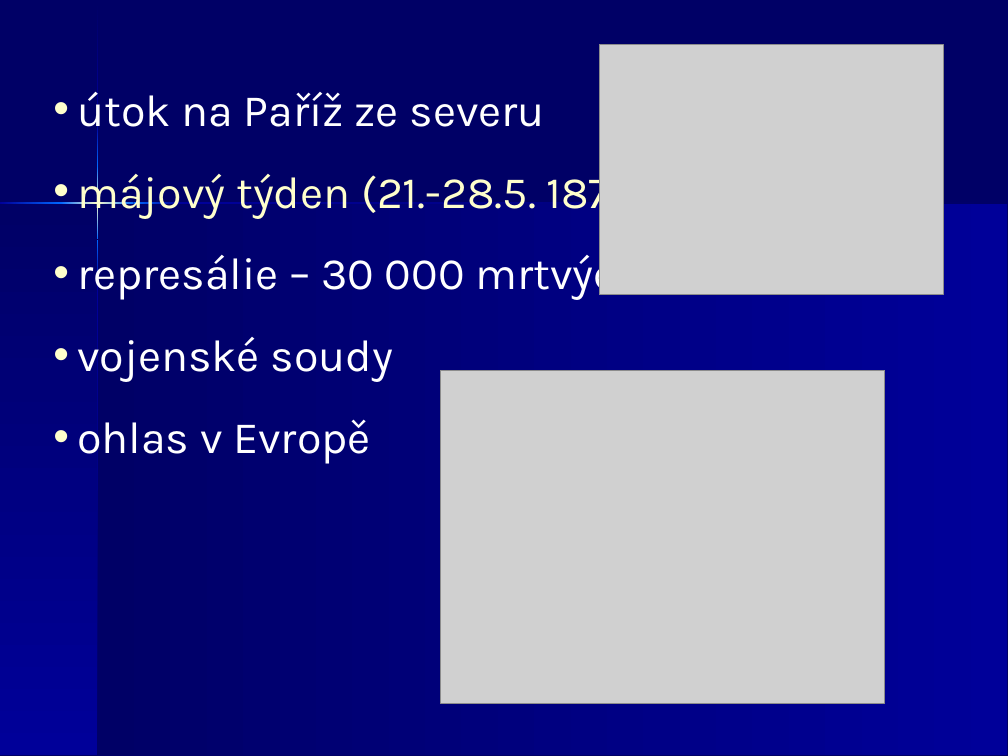
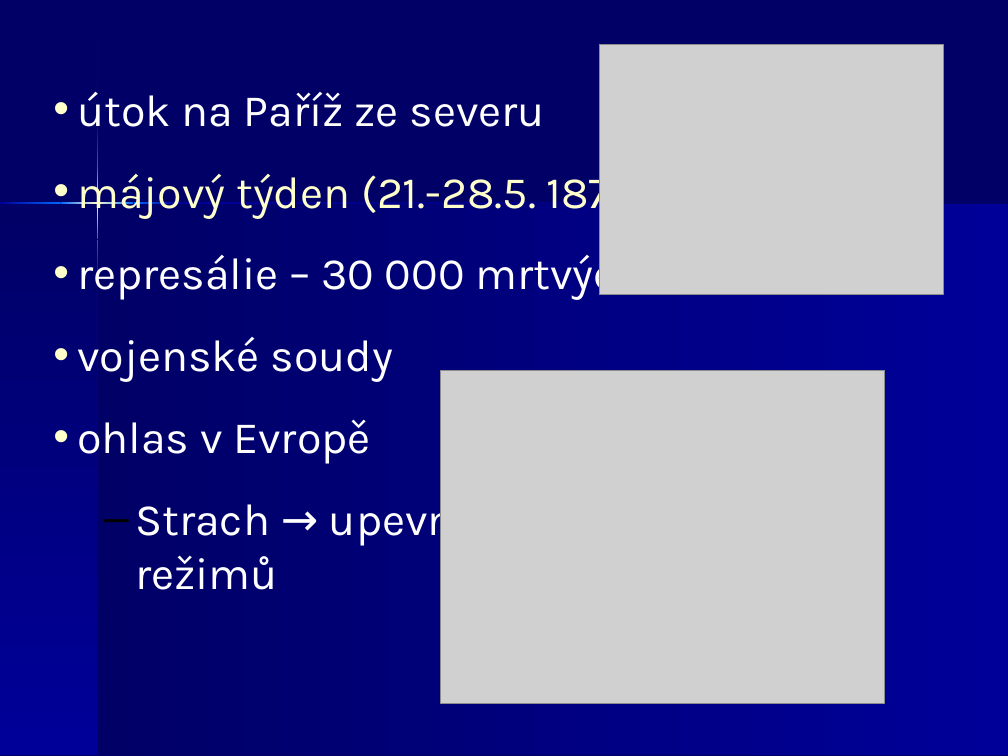
Before and after one commit to JiriKalvoda/zapisky, a slide deck: slide 30 of d/12-MezinarodniVztahy.ppt. Drawn at 1008x756 pixels with LibreOffice and Linux fonts; fonts in the diff are those of the drawing; grey boxes stand for pictures. Boxes give left, top, right and bottom in pixels: in the first picture for what was removed or moved away, otherwise in the second. Text is boxed around its words. In the diff, an @@ line names an element or a change of style, - is before the commit and + after.

```diff
--- a/d/12-MezinarodniVztahy.ppt
+++ b/d/12-MezinarodniVztahy.ppt
@@ text at bbox=[135, 494, 518, 590]: paragraph added @@
+  – Strach → upevnění režimů
```
Also in this commit, not shown: 33 other slides changed, 1 other file.
